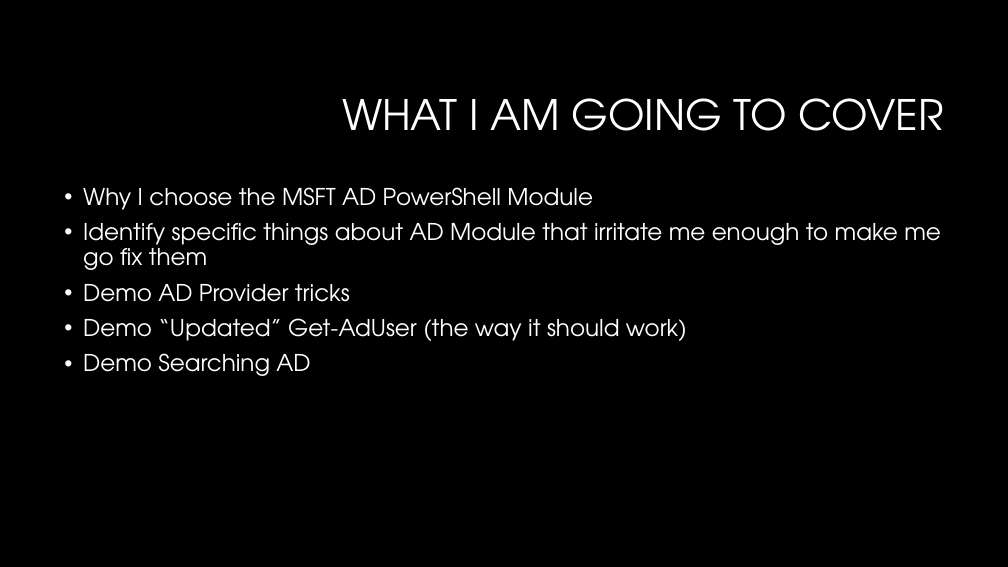
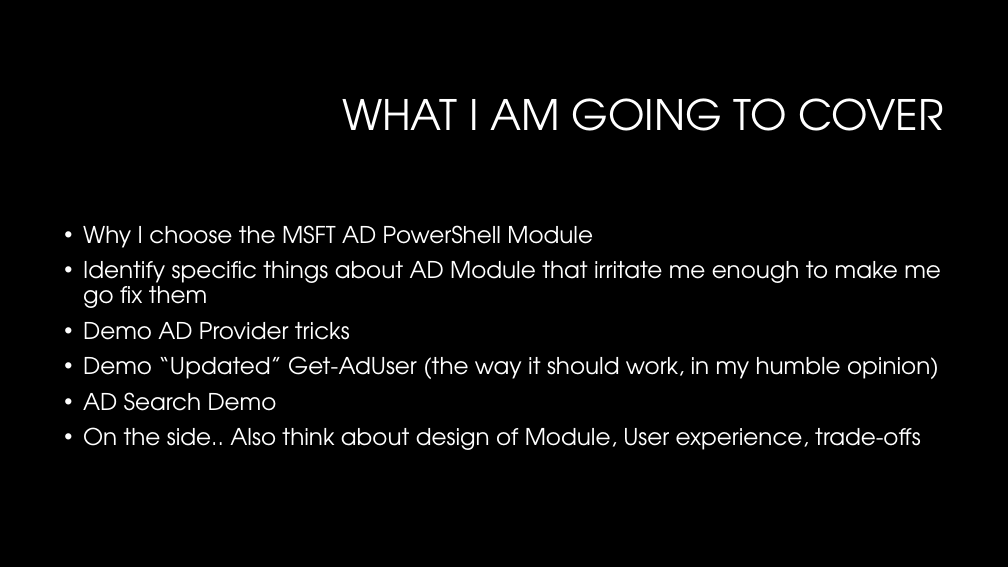
Before and after one commit to AndySchneiderDev-zz/PowerShellSummit, a slide deck: slide 4 of PS Summit AD Tips and Tricks.pptx (slide 3 before the commit). Drawn at 1008x567 pixels with LibreOffice and Linux fonts; fonts in the diff are those of the drawing; background and template pictures are left out. Boxes give left, top, right and bottom in pixels: in the first picture for what was removed or moved away, otherwise in the second. Text is boxed around its words. In the diff, an @@ line names an element or a change of style, - is before the commit and + after.

Commit message:
latest version of AD Presentation

```diff
--- a/PS Summit AD Tips and Tricks.pptx
+++ b/PS Summit AD Tips and Tricks.pptx
@@ text at (83,356,939,450): text changed @@
-• Demo “Updated” Get-AdUser (the way it should work)
-• Demo Searching AD
+• Demo “Updated” Get-AdUser (the way it should work, in my humble opinion)
+• AD Search Demo
+• On the side.. Also think about design of Module, User experience, trade-offs
```
Also in this commit, not shown: 1 other slide changed, 1 slide added.
